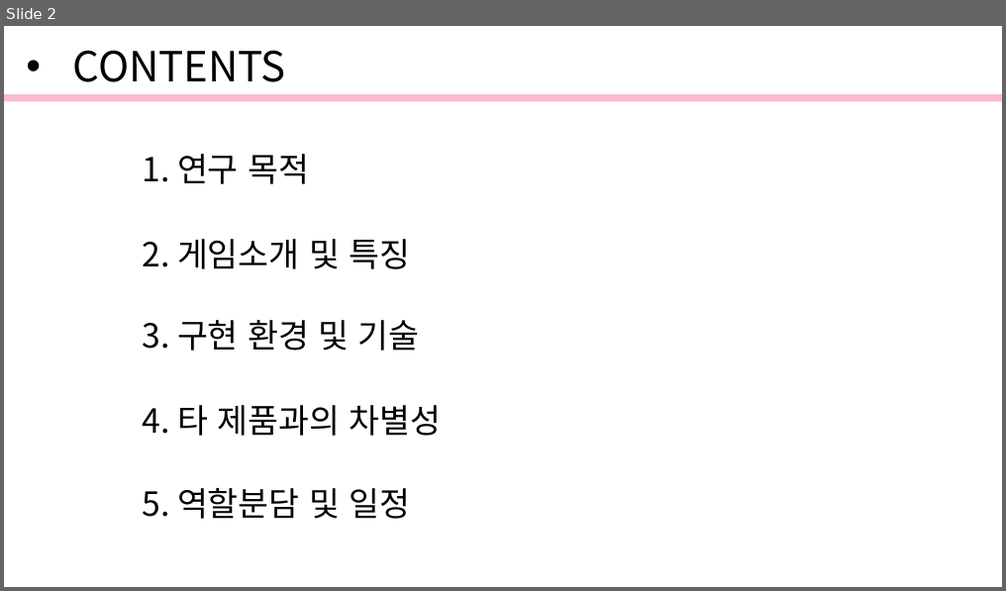
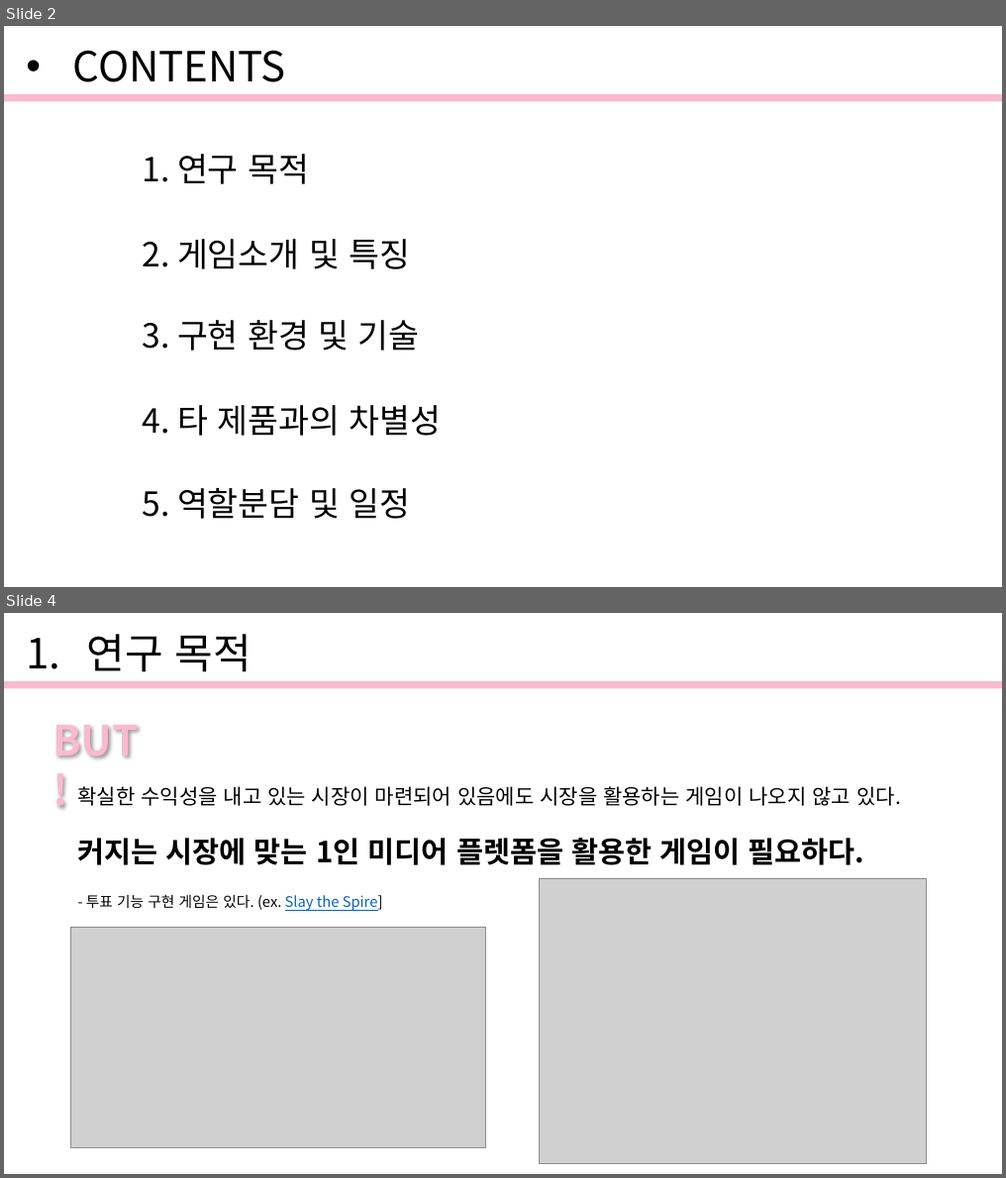
Before and after one commit to gomtange12/Graduation_PJ, a slide deck: Document/발표자료.pptx. Shown one above the other, each under a label of ours: slide 2 before the commit, slides 2 and 4 after it; the slides between them are not shown. The pictures are 1006x591 and 1006x1178 pixels, drawn with LibreOffice and Linux fonts; fonts in the diff are those of the drawing; grey boxes stand for pictures. Boxes give left, top, right and bottom in pixels: in the first picture for what was removed or moved away, otherwise in the second. Text is boxed around its words. In the diff, an @@ line names an element or a change of style, - is before the commit and + after.

```diff
--- a/Document/발표자료.pptx
+++ b/Document/발표자료.pptx
@@ slide 4 added at (4,613,1002,1174), background #FFFFFF @@
@@ text added at (87,634,252,672), 40 pt, text #000000 @@
+1. 연구 목적
@@ freeform shape added at (4,682,1002,688), fill #FABACF @@
@@ text added at (53,725,138,759), 40 pt, text #FABACF, bold @@
+BUT !
@@ text added at (78,786,901,911), 20 pt, text #000000 @@
+확실한 수익성을 내고 있는 시장이 마련되어 있음에도 시장을 활용하는 게임이 나오지 않고 있다.
+커지는 시장에 맞는 1인 미디어 플렛폼을 활용한 게임이 필요하다.
+- 투표 기능 구현 게임은 있다. (ex. Slay the Spire]
@@ picture added at (540,878,926,1164) @@
@@ picture added at (70,928,485,1148) @@
```
Also in this commit, not shown: 2 slides changed.
